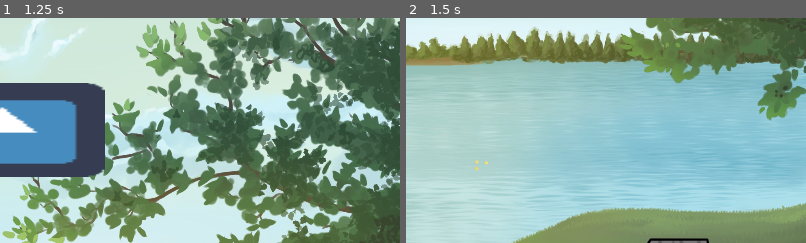
Above: before the commit, frames 1-2 (left to right).
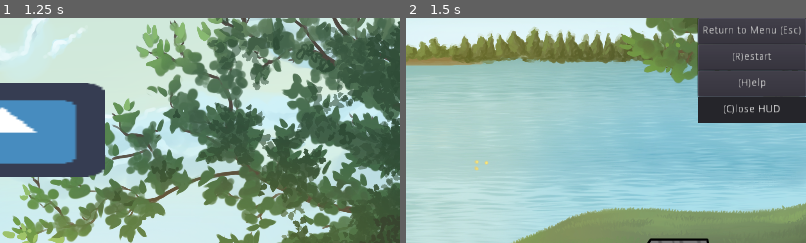
Above: after the commit, the same moments.

Repository: ebrahimebrahim/knock-the-rock
Game: Godot game, scene res://MenuScreen.tscn
Two runs of this game, one before a commit and one after it. Both use one fixed random seed, a clock stepped at 60 frames per second and the inputs below. The engine's default icon, where the game draws it, is replaced by a stand-in: a white triangle on a blue panel in a dark square.
Inputs:
- Up to frame 1 (1.25 s): click "Help" at 0.5 s
- Up to frame 2 (1.5 s): click "Sandbox" at 1.25 s
The pictures show only the part of the screen within x 50-100%, y 0-50%; the shares and areas given below are measured in that part.

Frame 1 is identical in both runs. In frame 2, 12% of the frame differs, in the area x 72-100%, y 0-47%.

Commit message:
made soon-to-be CLOSEABLE hud buttons in gamebase scene

Diff:
--- a/ktr/GameBase.tscn
+++ b/ktr/GameBase.tscn
@@ -24,3 +24,62 @@
 
 [node name="CollisionShape2D" type="CollisionShape2D" parent="Floor"]
 shape = SubResource( 1 )
+
+[node name="HUDZone" type="Control" parent="."]
+margin_left = 902.0
+margin_right = 1066.0
+margin_bottom = 135.0
+__meta__ = {
+"_edit_group_": true,
+"_edit_lock_": true,
+"_edit_use_anchors_": false
+}
+
+[node name="ReturnButton" type="Button" parent="HUDZone"]
+margin_left = 20.0
+margin_right = 164.0
+margin_bottom = 35.0
+text = "Return to Menu (Esc)"
+__meta__ = {
+"_edit_use_anchors_": false
+}
+
+[node name="RestartButton" type="Button" parent="HUDZone"]
+margin_left = 20.0
+margin_top = 35.0
+margin_right = 164.0
+margin_bottom = 70.0
+text = "(R)estart"
+__meta__ = {
+"_edit_use_anchors_": false
+}
+
+[node name="HelpButton" type="Button" parent="HUDZone"]
+margin_left = 20.0
+margin_top = 70.0
+margin_right = 164.0
+margin_bottom = 105.0
+text = "(H)elp"
+__meta__ = {
+"_edit_use_anchors_": false
+}
+
+[node name="CloseRect" type="Panel" parent="HUDZone"]
+margin_left = 20.0
+margin_top = 105.0
+margin_right = 164.0
+margin_bottom = 140.0
+__meta__ = {
+"_edit_group_": true,
+"_edit_use_anchors_": false
+}
+
+[node name="CloseLabel" type="Label" parent="HUDZone/CloseRect"]
+margin_right = 144.0
+margin_bottom = 35.0
+text = "(C)lose HUD"
+align = 1
+valign = 1
+__meta__ = {
+"_edit_use_anchors_": false
+}
